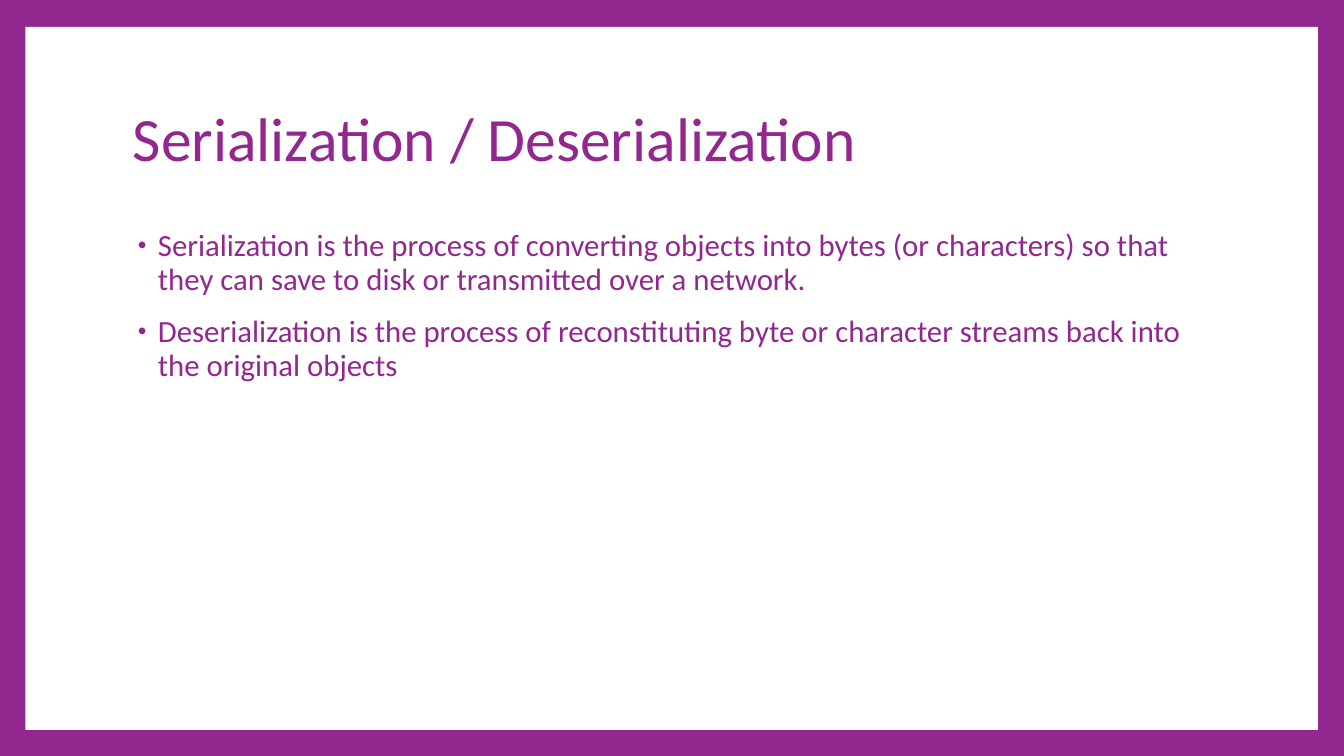
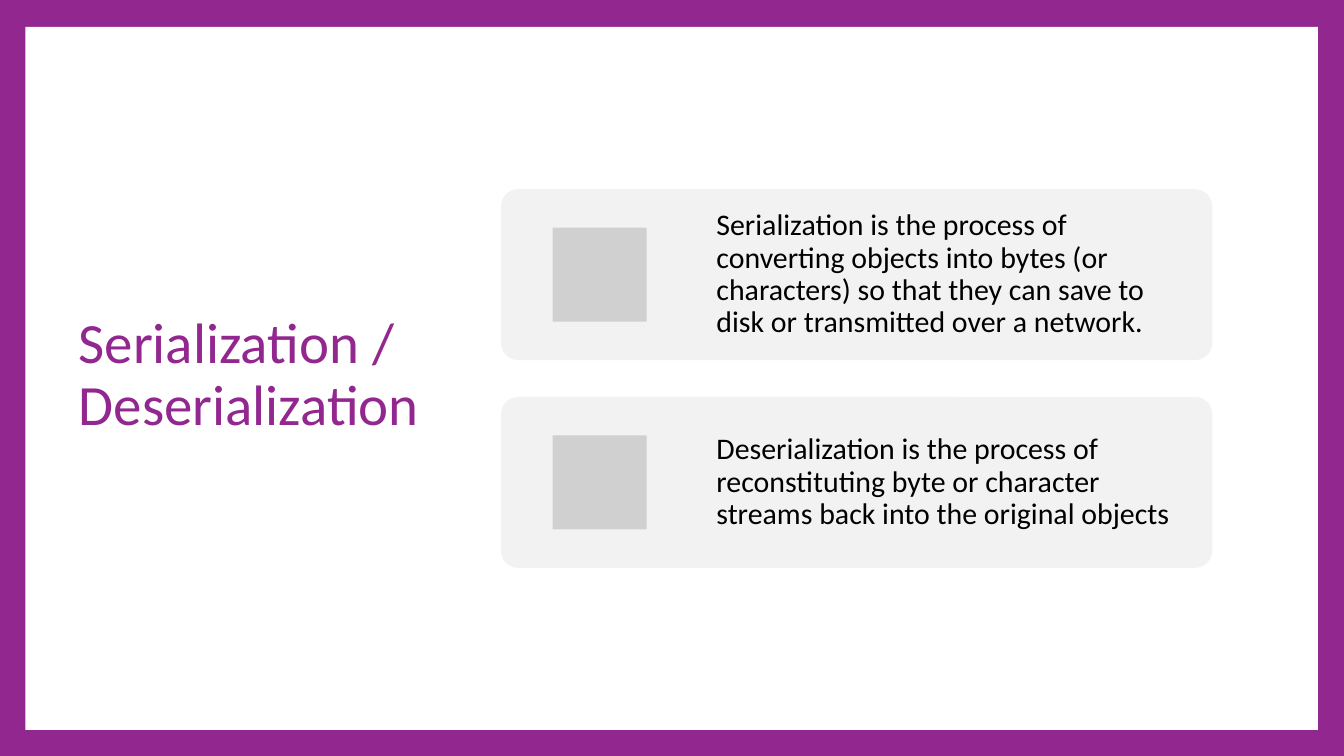
Before and after one commit to cdiggins/cs321, a slide deck: slide 9 of class-notes/cs321-winter-2023-lecture-17-classes-for-data.pptx (slide 5 before the commit). Drawn at 1344x756 pixels with LibreOffice and Linux fonts; fonts in the diff are those of the drawing; grey boxes stand for pictures. Boxes give left, top, right and bottom in pixels: in the first picture for what was removed or moved away, otherwise in the second. Text is boxed around its words. In the diff, an @@ line names an element or a change of style, - is before the commit and + after.

```diff
--- a/class-notes/cs321-winter-2023-lecture-17-classes-for-data.pptx
+++ b/class-notes/cs321-winter-2023-lecture-17-classes-for-data.pptx
@@ title "Serialization / Deserialization": place and size @@
-title "Serialization / Deserialization" at (133, 118, 856, 162)
+title "Serialization / Deserialization" at (79, 323, 419, 426)
@@ title "Serialization / Deserialization" at (79, 323, 419, 426): size 66 to 61 pt @@
@@ text removed at (158, 233, 1180, 382) @@
-• Serialization is the process of converting objects into bytes (or characters) so that they can save to disk or transmitted over a network.
-• Deserialization is the process of reconstituting byte or character streams back into the original objects
@@ group added at (501, 190, 1212, 568): 2 rounded rectangles, 2 pictures, 2 texts @@
+Serialization is the process of converting objects into bytes (or characters) so that they can save to disk or transmitted over a network.
+Deserialization is the process of reconstituting byte or character streams back into the original objects
```
Also in this commit, not shown: 7 other slides changed, 8 slides added, 1 slide removed, 5 other files.
